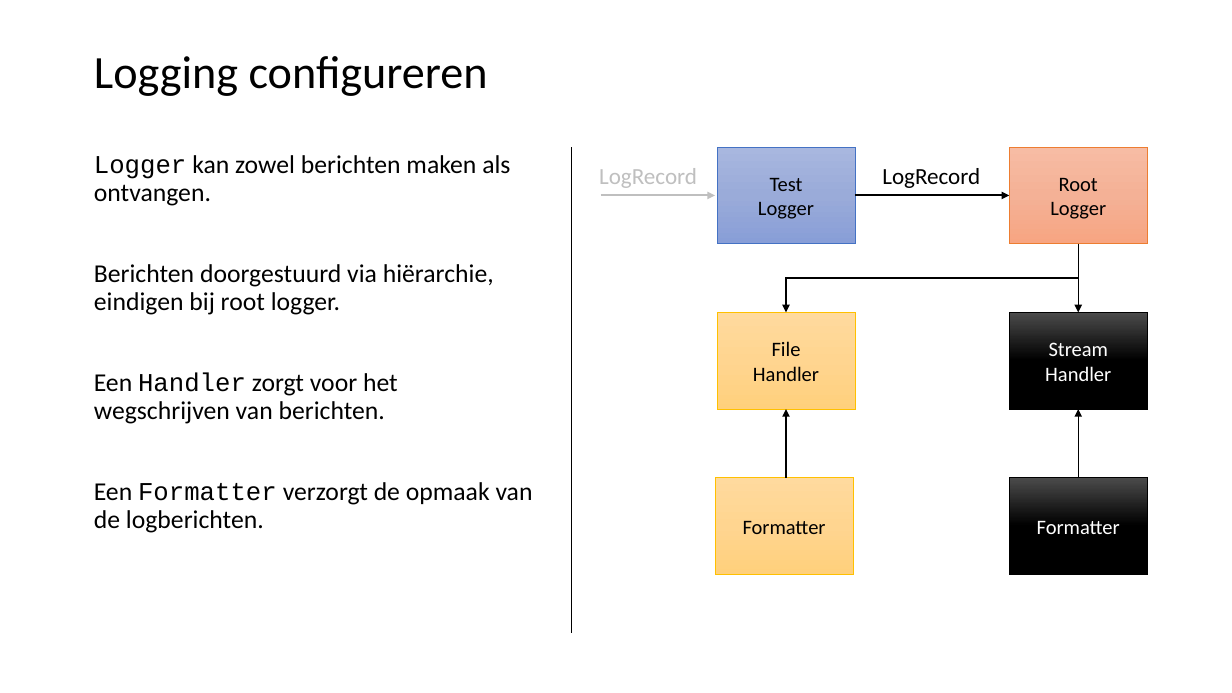
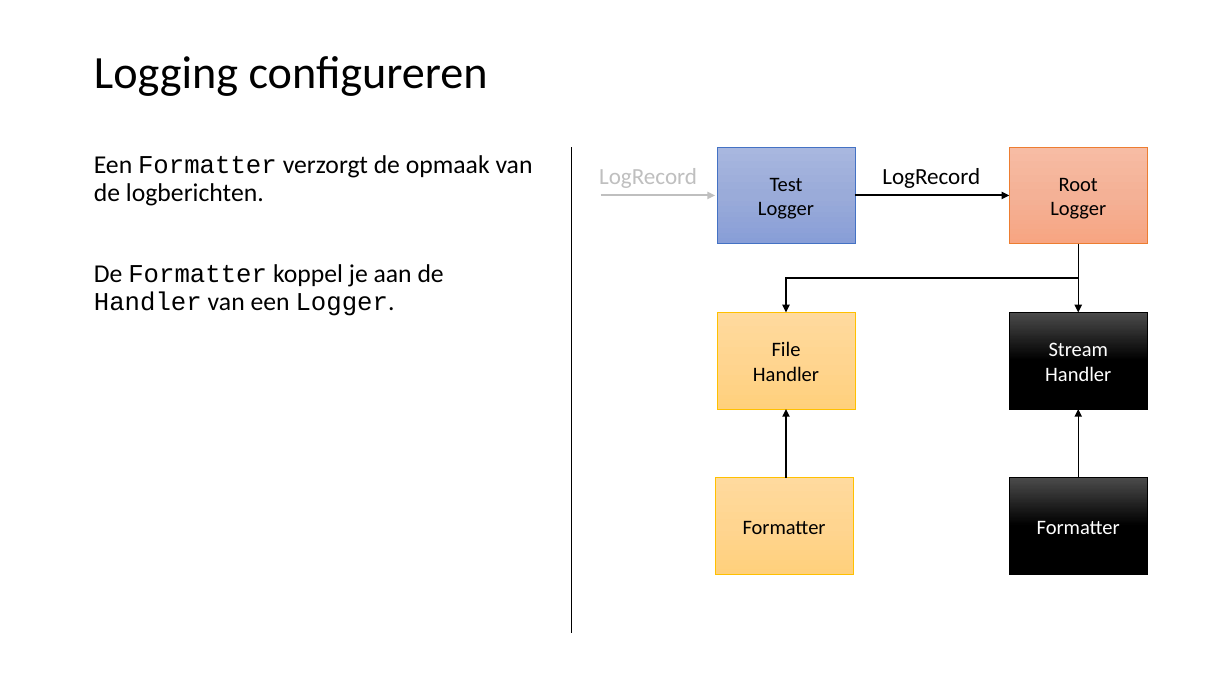
Before and after one commit to LFKoning/knowledge-sharing, a slide deck: slide 34 of python_course/2_production_code/python_cursus_2.pptx. Drawn at 1232x693 pixels with LibreOffice and Linux fonts; fonts in the diff are those of the drawing. Boxes give left, top, right and bottom in pixels: in the first picture for what was removed or moved away, otherwise in the second. Text is boxed around its words. In the diff, an @@ line names an element or a change of style, - is before the commit and + after.

```diff
--- a/python_course/2_production_code/python_cursus_2.pptx
+++ b/python_course/2_production_code/python_cursus_2.pptx
@@ text at [94, 155, 510, 424]: paragraphs removed @@
-Logger kan zowel berichten maken als ontvangen.
-Berichten doorgestuurd via hiërarchie, eindigen bij root logger.
-Een Handler zorgt voor het wegschrijven van berichten.
@@ text at [94, 264, 444, 316]: paragraph added @@
+De Formatter koppel je aan de Handler van een Logger.
```
Also in this commit, not shown: 28 other slides changed, 20 other files.
